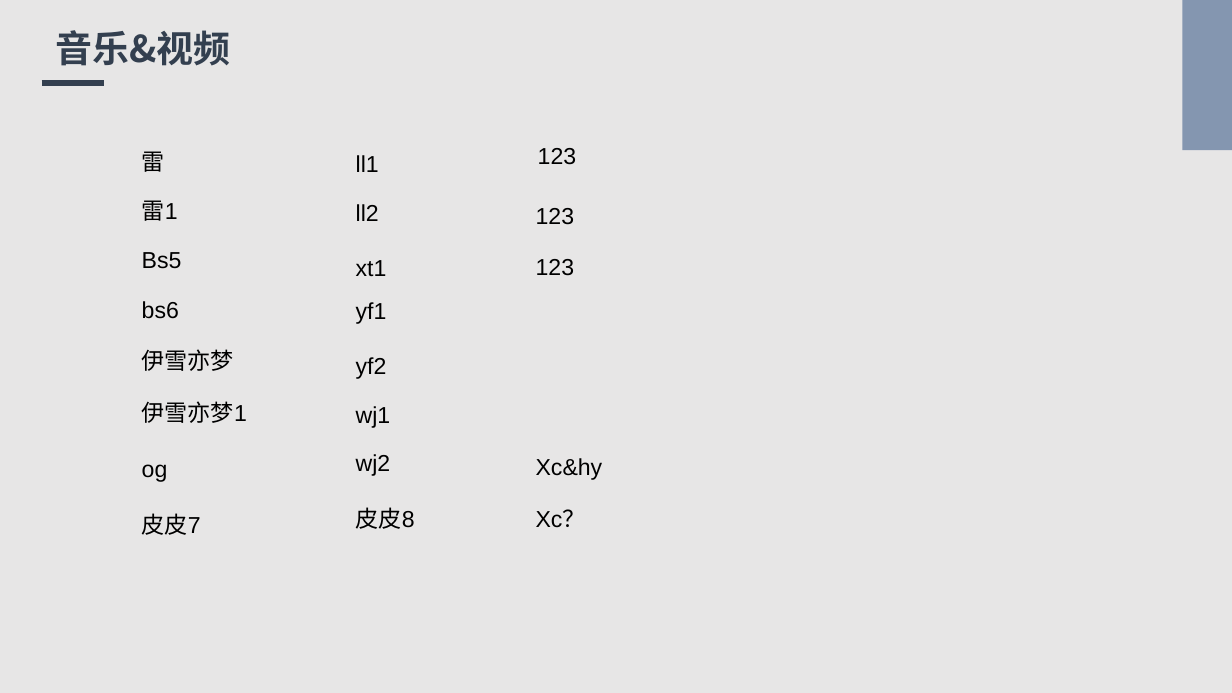
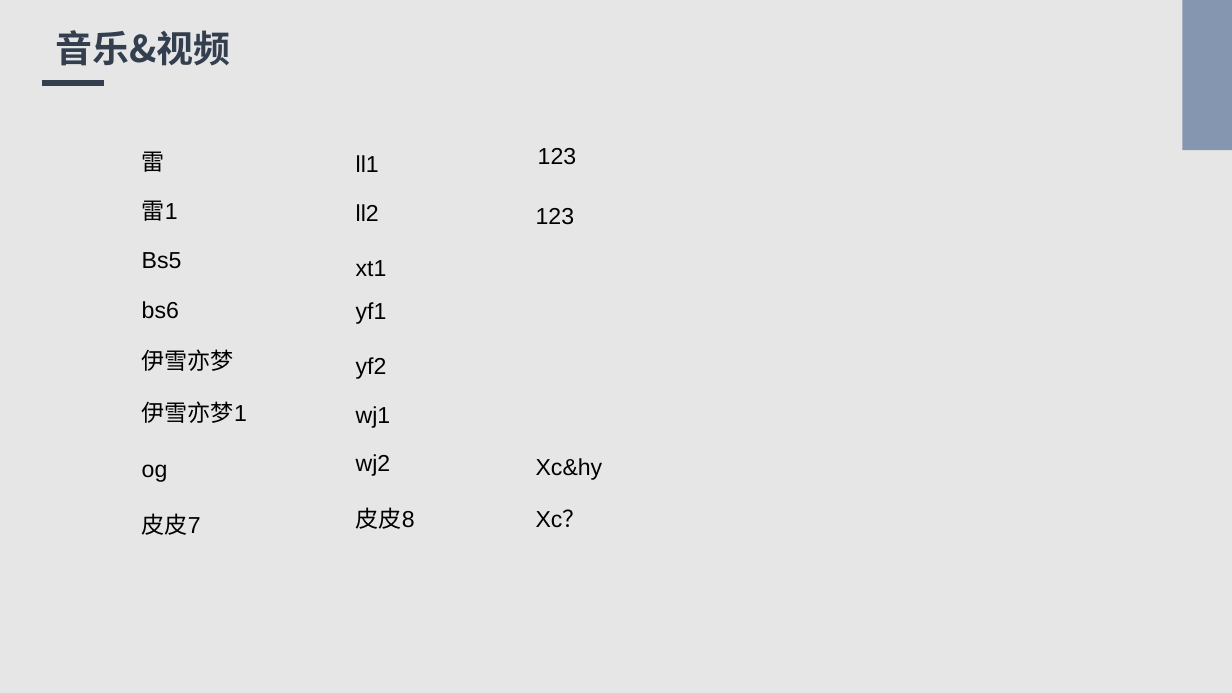
Before and after one commit to Bukehi/BukehiWeb, a slide deck: slide 17 of livefile/livepowerpoint.pptx (slide 16 before the commit). Drawn at 1232x693 pixels with LibreOffice and Linux fonts; fonts in the diff are those of the drawing. Boxes give left, top, right and bottom in pixels: in the first picture for what was removed or moved away, otherwise in the second. Text is boxed around its words. In the diff, an @@ line names an element or a change of style, - is before the commit and + after.

```diff
--- a/livefile/livepowerpoint.pptx
+++ b/livefile/livepowerpoint.pptx
@@ text removed at (x1=536, y1=259, x2=575, y2=276) @@
-123
```
Also in this commit, not shown: 2 other slides changed, 1 slide added.
